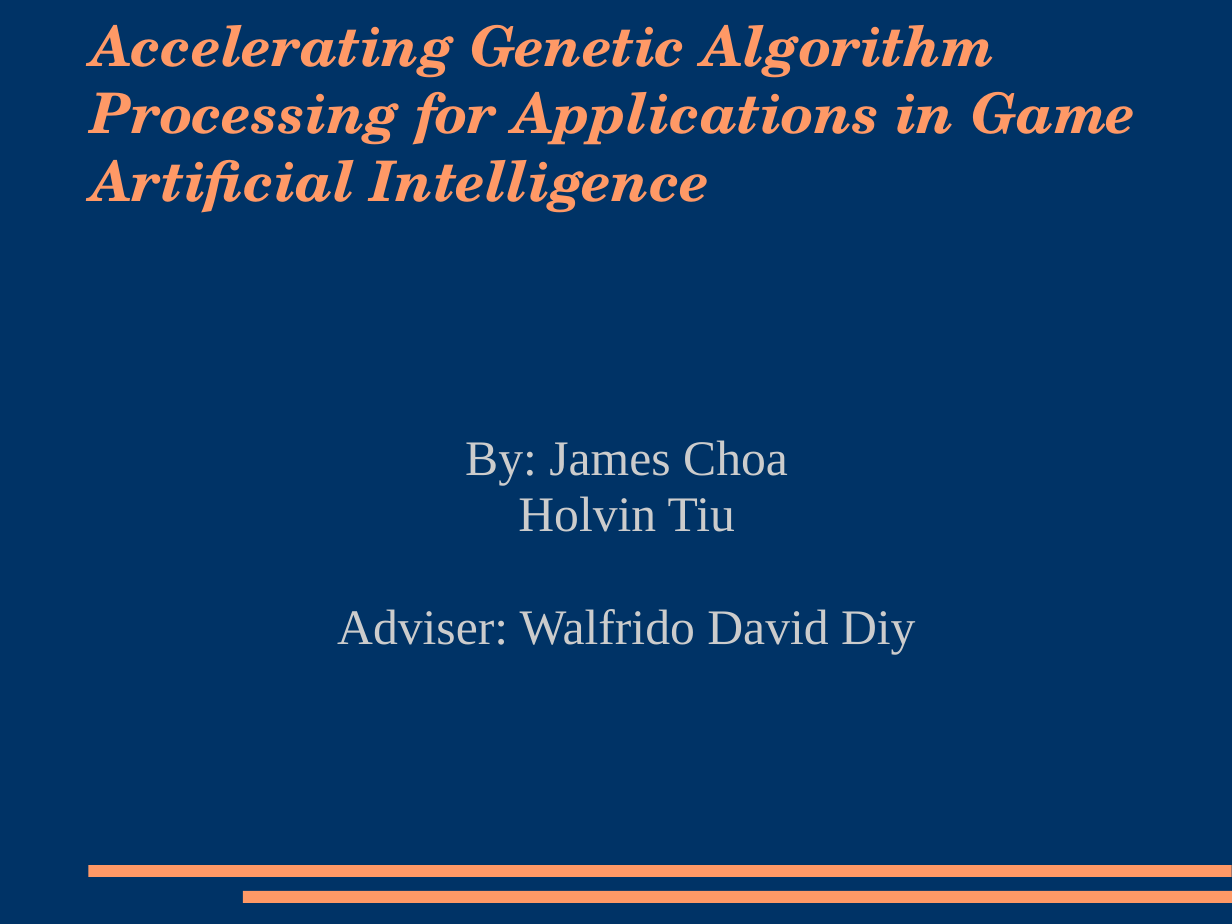
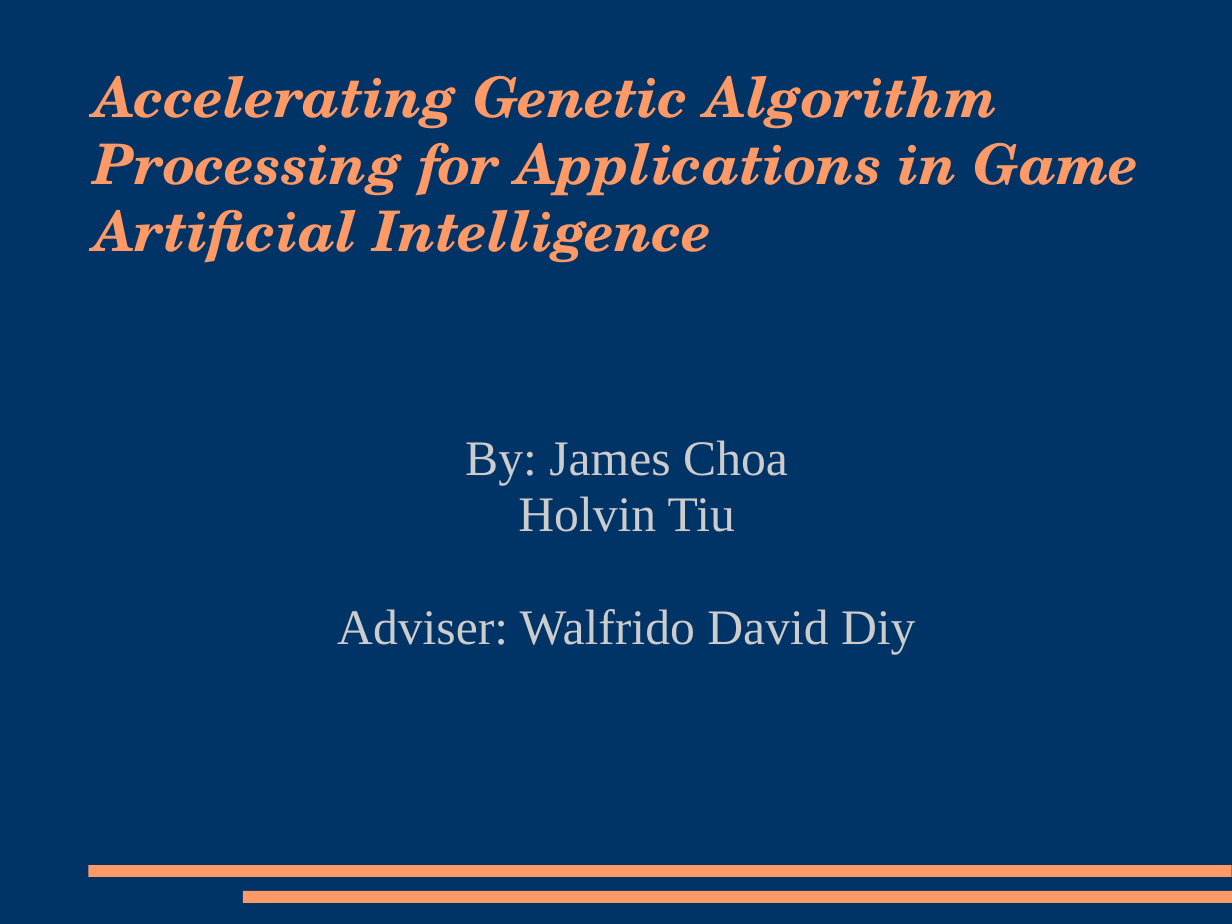
Before and after one commit to trigger-happy/thesis, a slide deck: slide 1 of presentations/Presentation1.ppt. Drawn at 1232x924 pixels with LibreOffice and Linux fonts; fonts in the diff are those of the drawing. Boxes give left, top, right and bottom in pixels: in the first picture for what was removed or moved away, otherwise in the second. Text is boxed around its words. In the diff, an @@ line names an element or a change of style, - is before the commit and + after.

Commit message:
Moved the title lower

```diff
--- a/presentations/Presentation1.ppt
+++ b/presentations/Presentation1.ppt
@@ title "Accelerating Genetic Algorithm Processing for ...": place and size @@
-title "Accelerating Genetic Algorithm Processing for ..." at box(91, 25, 1136, 213)
+title "Accelerating Genetic Algorithm Processing for ..." at box(93, 76, 1139, 263)
```
